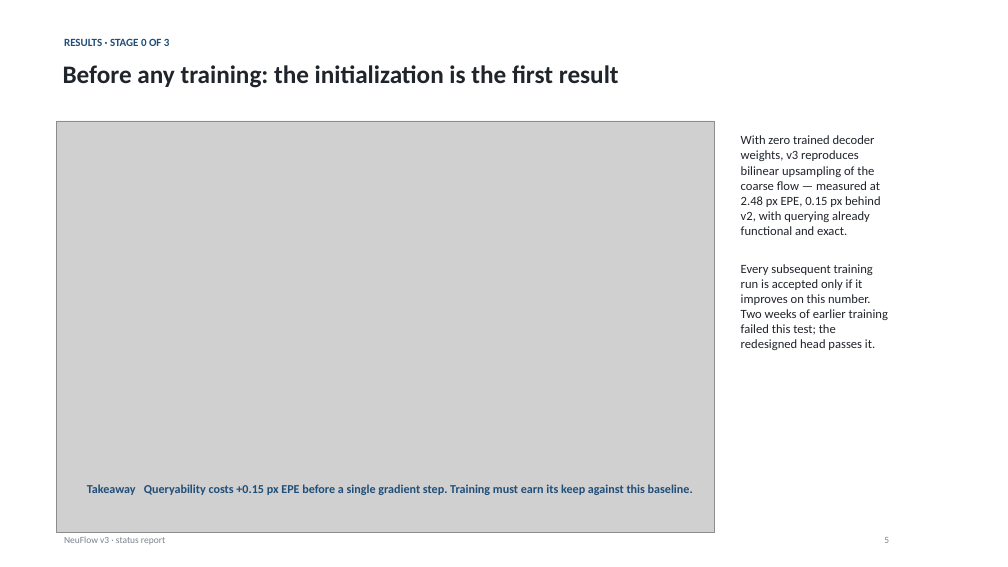
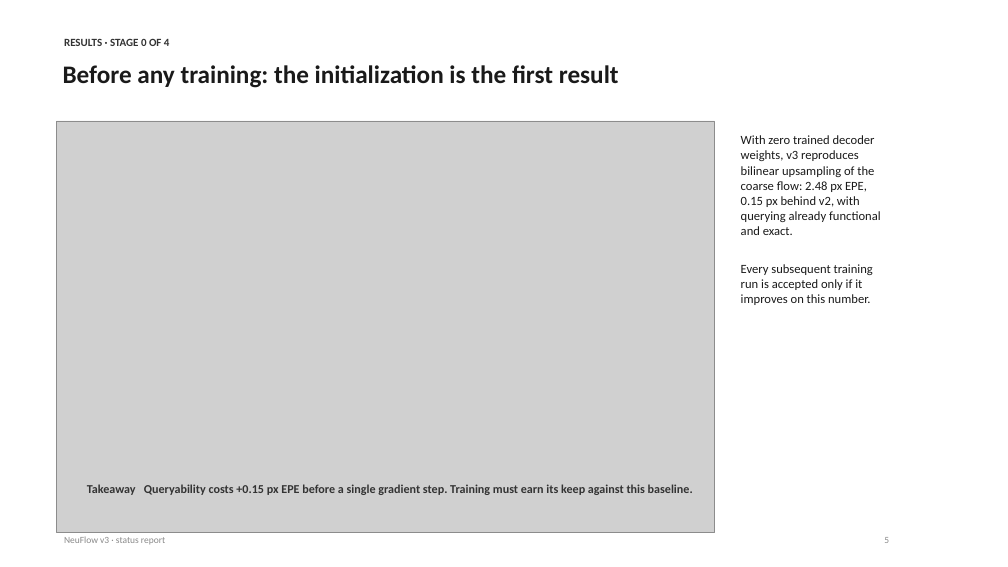
Before and after one commit to shrirag10/Neuflowv3, a slide deck: slide 5 of docs/NeuFlow_v3_status.pptx. Drawn at 1008x567 pixels with LibreOffice and Linux fonts; fonts in the diff are those of the drawing; grey boxes stand for pictures. Boxes give left, top, right and bottom in pixels: in the first picture for what was removed or moved away, otherwise in the second. Text is boxed around its words. In the diff, an @@ line names an element or a change of style, - is before the commit and + after.

Commit message:
Monochrome academic deck with flowcharts; GUI: region query window, video/YouTube, real-time motion detection, resources tab
- Deck (14 slides): monochromatic theme, native-shape pipeline flowcharts (inherited vs
  replaced), decoder-internals flowchart, mixed-stage picture slide, HPC/Spring request,
  sparse-vs-dense explained in plain terms
- GUI: drag-select region flow, local video + YouTube sources (yt-dlp), Space playback
  with ego-motion-compensated motion boxes from coarse flow (zero extra decode cost),
  System resources tab with live FPS/latency/GPU/VRAM/CPU/RAM sparklines
- Selftest: 26ms click, region window, motion box detected, 39 FPS playback

```diff
--- a/docs/NeuFlow_v3_status.pptx
+++ b/docs/NeuFlow_v3_status.pptx
@@ text "Before any training: the initialization ..." at box(63, 65, 619, 88): text colour #20242B to #1A1A1A @@
@@ text at box(64, 39, 170, 46): text changed; text colour #1F4E79 to #333333 @@
-RESULTS · STAGE 0 OF 3
+RESULTS · STAGE 0 OF 4
@@ text at box(741, 135, 875, 305): text colour #20242B to #1A1A1A in "With zero trained decoder", "weights, v3 reproduces", "bilinear upsampling of the", "Every subsequent training" and 2 more places @@
@@ text at box(741, 181, 881, 235): text changed; text colour #20242B to #1A1A1A @@
-coarse flow — measured at
-2.48 px EPE, 0.15 px behind
-v2, with querying already
-functional and exact.
+coarse flow: 2.48 px EPE,
+0.15 px behind v2, with
+querying already functional
+and exact.
@@ text at box(741, 309, 888, 350): paragraphs removed @@
-Two weeks of earlier training
-failed this test; the
-redesigned head passes it.
@@ text "Takeaway Queryability costs +0.15 px ..." at box(87, 484, 693, 495): text colour #1F4E79 to #333333 @@
```
Also in this commit, not shown: 11 other slides changed, 2 slides added, 1 slide removed, 8 other files.
